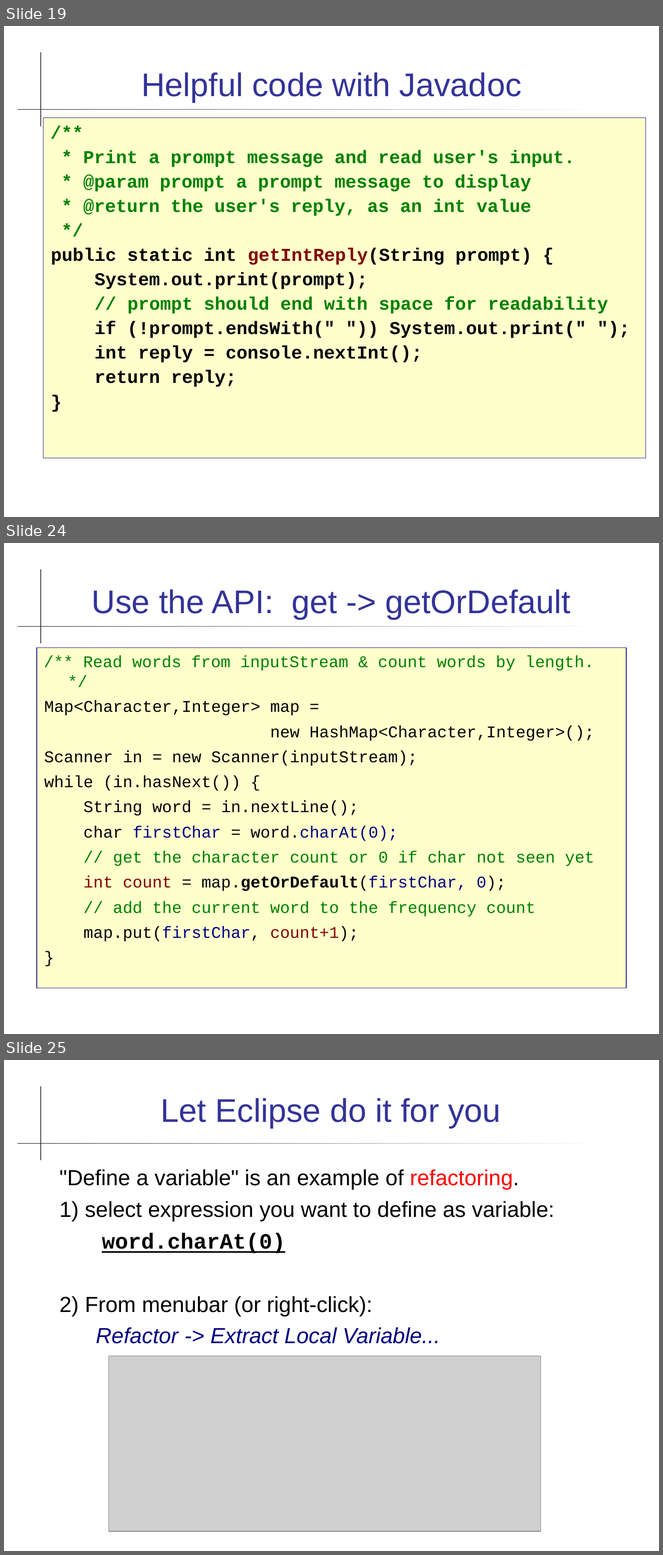
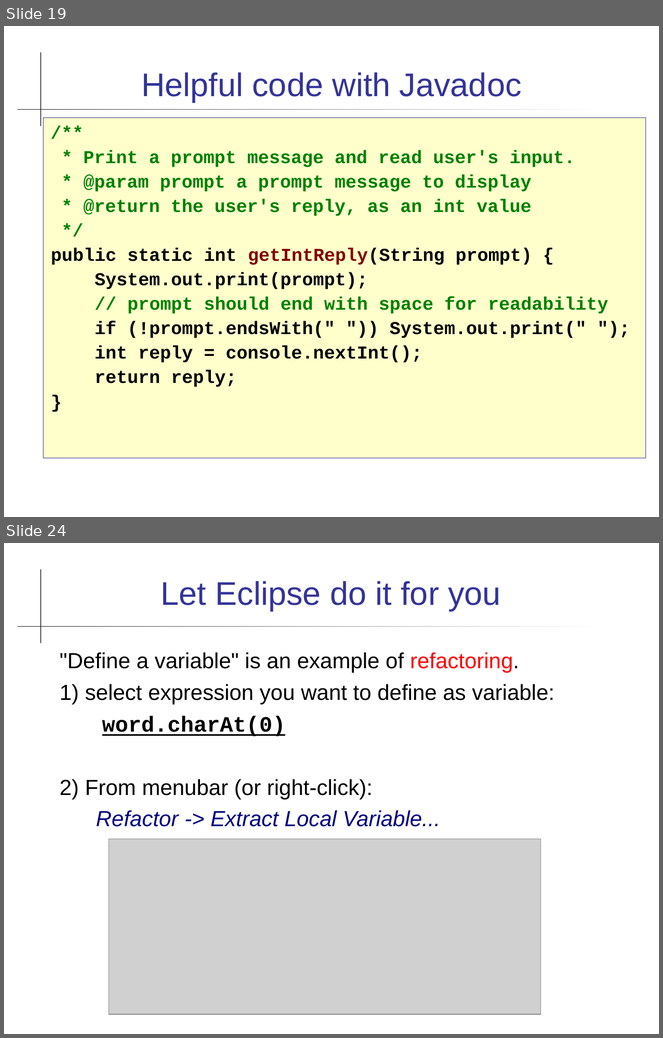
Before and after one commit to cpske/programming1, a slide deck: coding/Coding-Guidelines.ppt. Shown one above the other, each under a label of ours: slides 19, 24 and 25 before the commit, slides 19 and 24 after it; the slides between them are not shown. The pictures are 663x1555 and 663x1038 pixels, drawn with LibreOffice and Linux fonts; fonts in the diff are those of the drawing; grey boxes stand for pictures. Boxes give left, top, right and bottom in pixels: in the first picture for what was removed or moved away, otherwise in the second. Text is boxed around its words. In the diff, an @@ line names an element or a change of style, - is before the commit and + after.

```diff
--- a/coding/Coding-Guidelines.ppt
+++ b/coding/Coding-Guidelines.ppt
@@ slide 24 removed at box(4, 543, 659, 1034), background #FFFFFF; not listed: 2 template elements that a slide beside it also shows @@
@@ title removed at box(92, 589, 571, 619) @@
-Use the API: get -> getOrDefault
@@ text removed at box(37, 648, 626, 989) @@
-/** Read words from inputStream & count words by length. */
-Map<Character,Integer> map =
-new HashMap<Character,Integer>();
-Scanner in = new Scanner(inputStream);
-while (in.hasNext()) {
-String word = in.nextLine();
-char firstChar = word.charAt(0);
-// get the character count or 0 if char not seen yet
-int count = map.getOrDefault(firstChar, 0);
-// add the current word to the frequency count
-map.put(firstChar, count+1);
-}
@@ what was slide 25 is now slide 24 @@
```
Also in this commit, not shown: 12 slides changed, 5 slides added, 7 other slides removed, 5 other files.
